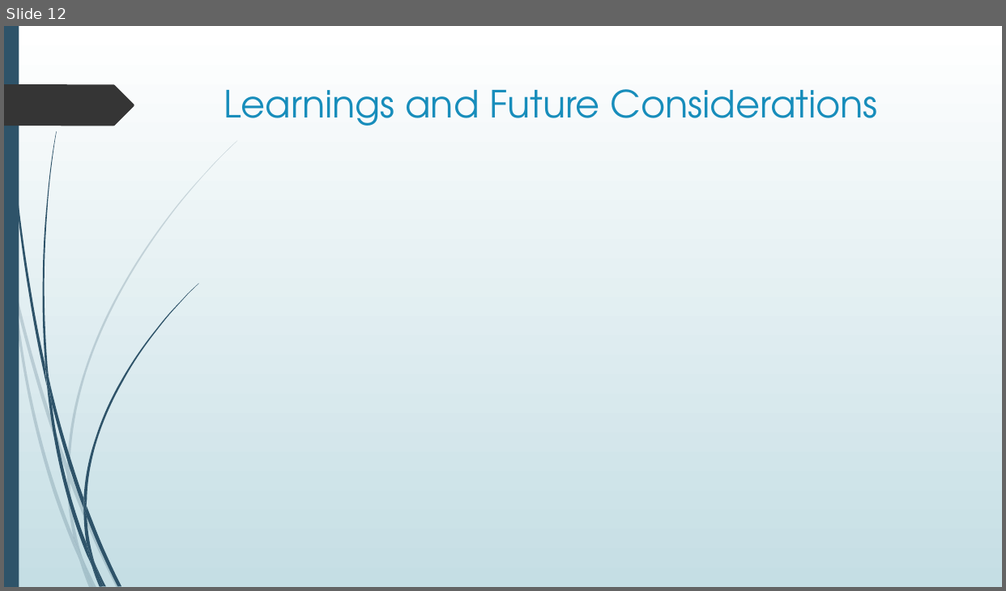
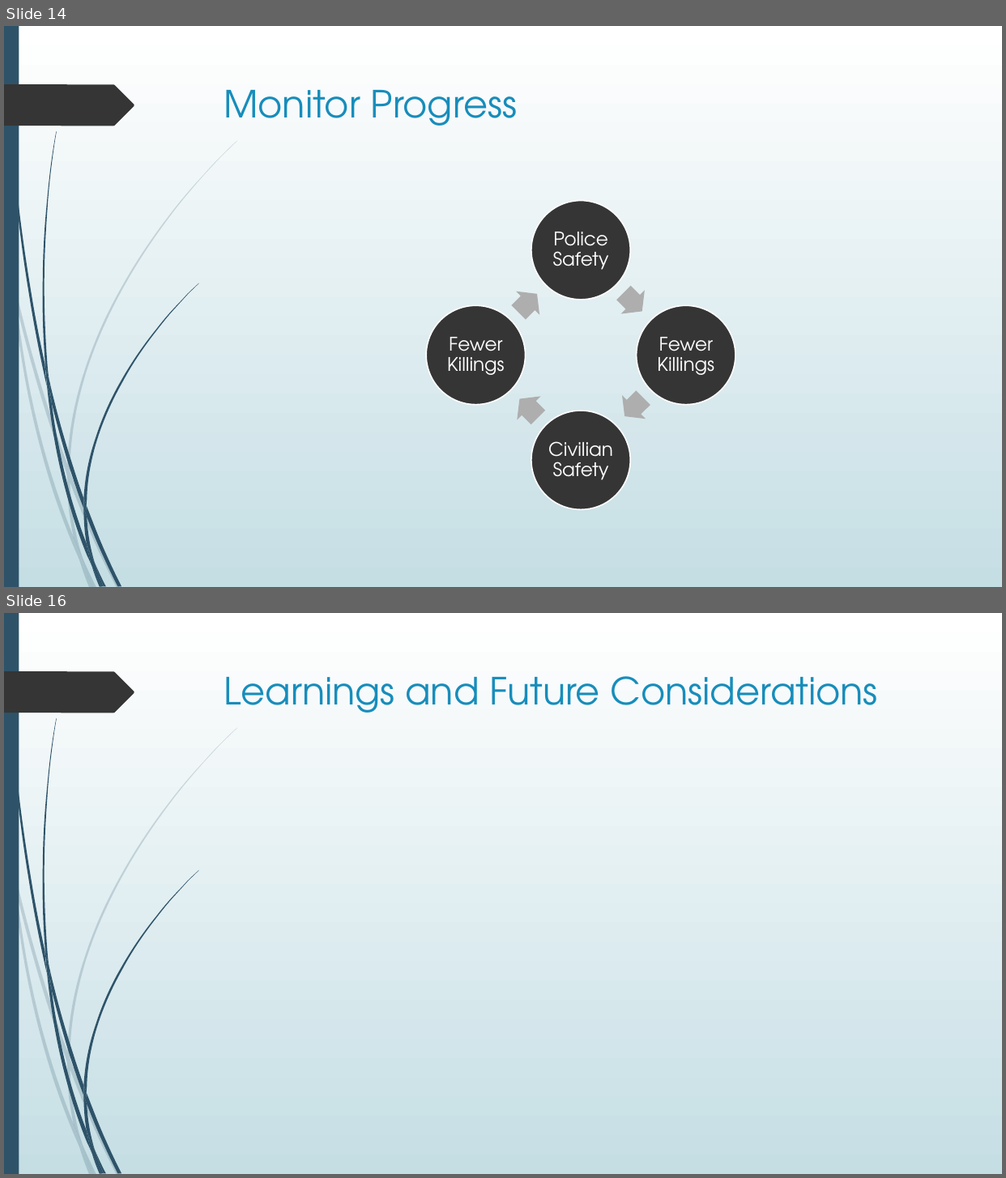
Before and after one commit to dr-natetorious/TIM-7101-Statistics, a slide deck: Section_3_Mgmt_Informed/Week8_Presentation/BachmeierNTIM7101-8.pptx. Shown one above the other, each under a label of ours: slide 12 before the commit, slides 14 and 16 after it; the slides between them are not shown. The pictures are 1006x591 and 1006x1178 pixels, drawn with LibreOffice and Linux fonts; fonts in the diff are those of the drawing. Boxes give left, top, right and bottom in pixels: in the first picture for what was removed or moved away, otherwise in the second. Text is boxed around its words. In the diff, an @@ line names an element or a change of style, - is before the commit and + after.

```diff
--- a/Section_3_Mgmt_Informed/Week8_Presentation/BachmeierNTIM7101-8.pptx
+++ b/Section_3_Mgmt_Informed/Week8_Presentation/BachmeierNTIM7101-8.pptx
@@ slide 14 added at box(4, 26, 1002, 587), background gradient #FFFFFF to #C5DEE5; not listed: 24 template elements that a slide beside it also shows @@
@@ title added at box(224, 90, 517, 126), 36 pt, text #178DBB @@
+Monitor Progress
@@ group added at box(426, 200, 735, 510): 4 ellipses, 4 texts, 4 right arrows @@
+Police Safety
+Fewer Killings
+Civilian Safety
+Fewer Killings
@@ what was slide 12 is now slide 16 @@
```
Also in this commit, not shown: 1 slide changed, 15 other slides added, 10 slides removed.
